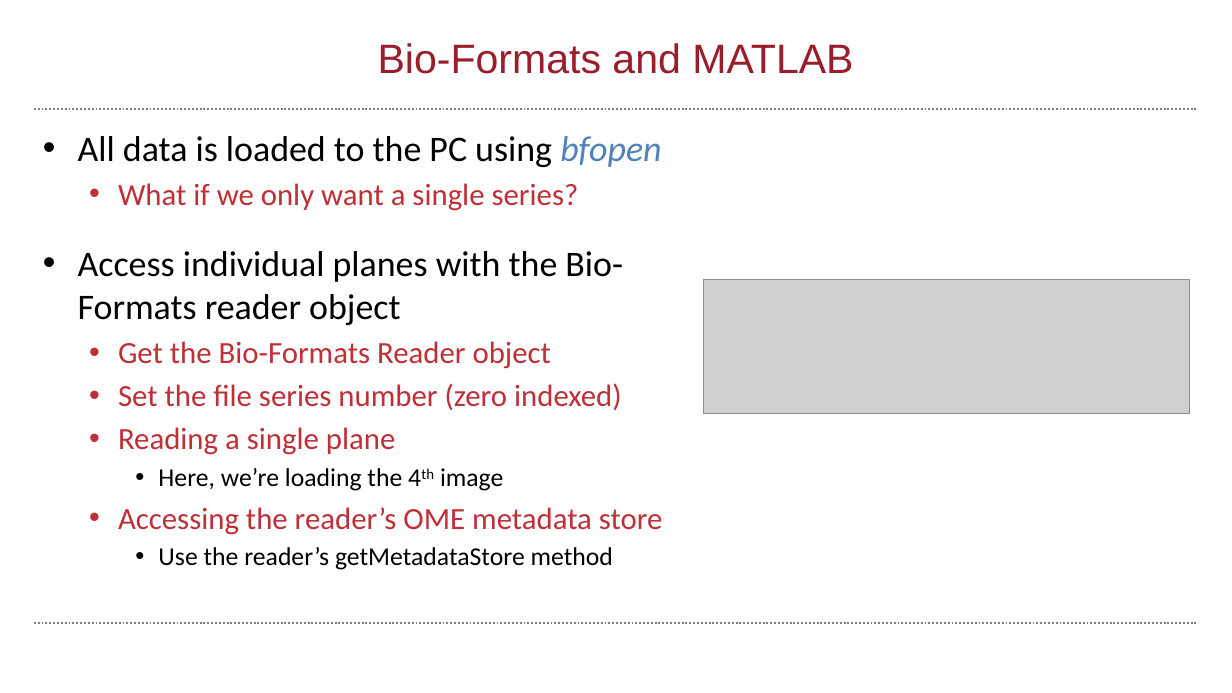
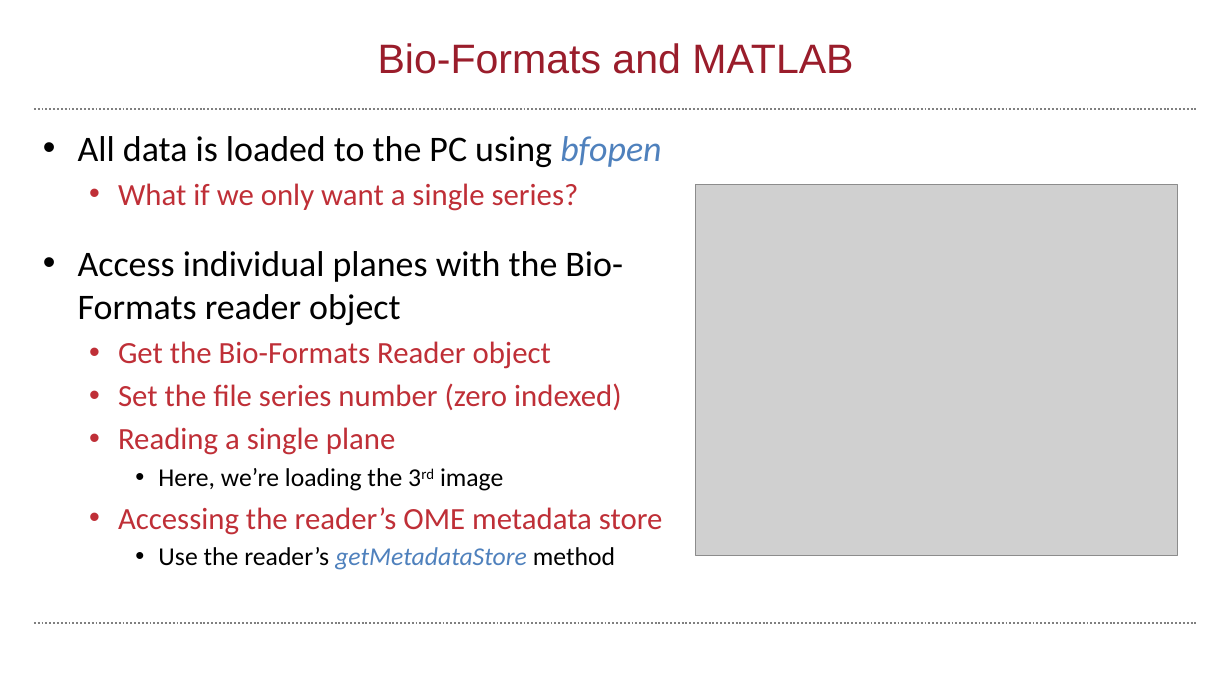
Before and after one commit to wbif-bristol/MATLAB-course, a slide deck: slide 83 of Session 3 - Advanced data structures/MATLAB Session 3.pptx (slide 79 before the commit). Drawn at 1232x693 pixels with LibreOffice and Linux fonts; fonts in the diff are those of the drawing; grey boxes stand for pictures; background and template pictures are left out. Boxes give left, top, right and bottom in pixels: in the first picture for what was removed or moved away, otherwise in the second. Text is boxed around its words. In the diff, an @@ line names an element or a change of style, - is before the commit and + after.

```diff
--- a/Session 3 - Advanced data structures/MATLAB Session 3.pptx
+++ b/Session 3 - Advanced data structures/MATLAB Session 3.pptx
@@ picture added at (x1=696, y1=184, x2=1177, y2=555) @@
@@ picture removed at (x1=703, y1=279, x2=1189, y2=414) @@
@@ text at (x1=158, y1=468, x2=503, y2=491): text changed @@
-    • Here, we’re loading the 4th image
+    • Here, we’re loading the 3rd image
@@ text at (x1=158, y1=547, x2=615, y2=570): text colour #000000 to #4F81BD, italic on in "getMetadataStore" @@
```
Also in this commit, not shown: 9 other slides changed, 12 slides added, 4 slides removed, 1 other file.
